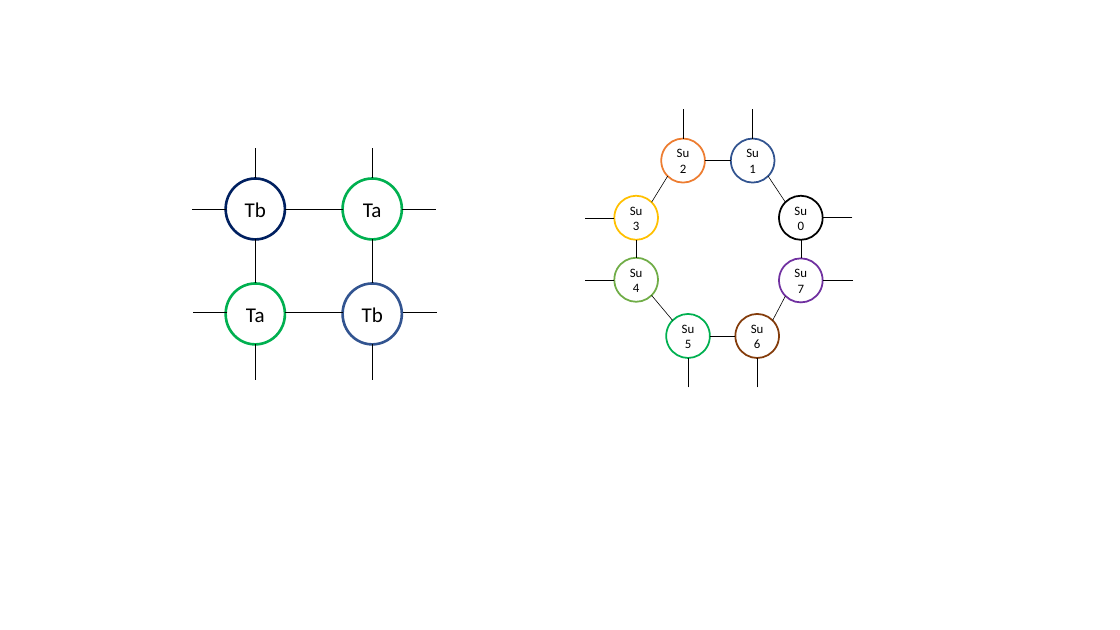
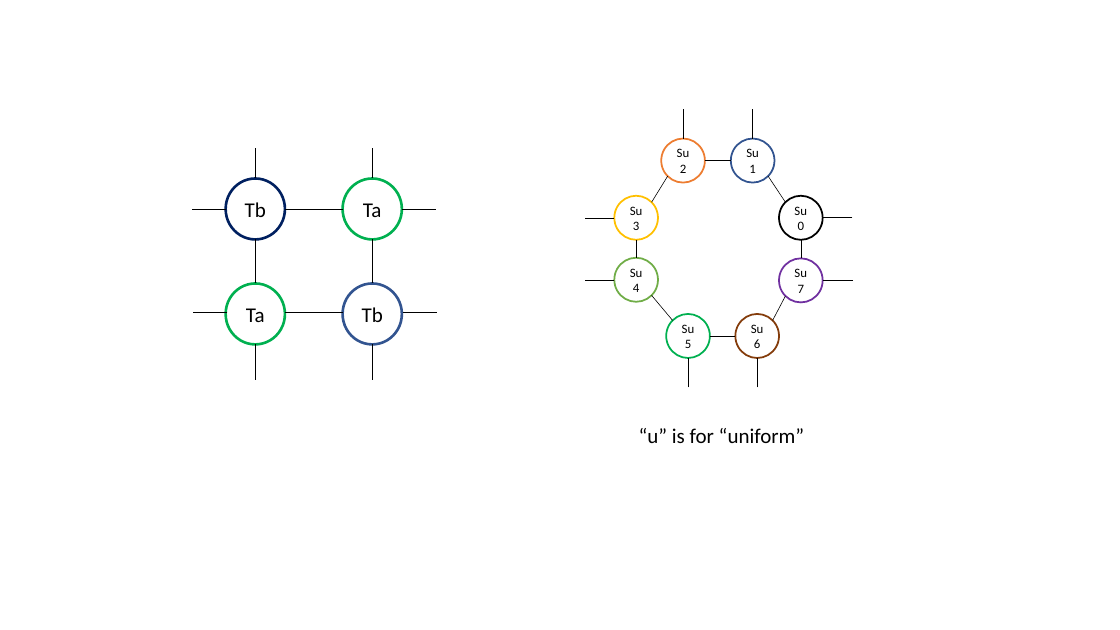
Before and after one commit to Yue-Zhengyuan/Lectures, a slide deck: slide 2 of TNR_MPS/Measure_Impurity/coarse_graining.pptx. Drawn at 1120x630 pixels with LibreOffice and Linux fonts; fonts in the diff are those of the drawing. Boxes give left, top, right and bottom in pixels: in the first picture for what was removed or moved away, otherwise in the second. Text is boxed around its words. In the diff, an @@ line names an element or a change of style, - is before the commit and + after.

```diff
--- a/TNR_MPS/Measure_Impurity/coarse_graining.pptx
+++ b/TNR_MPS/Measure_Impurity/coarse_graining.pptx
@@ text added at (x1=639, y1=428, x2=804, y2=443), 18 pt, text #000000 @@
+“u” is for “uniform”
```
Also in this commit, not shown: 13 other files.
